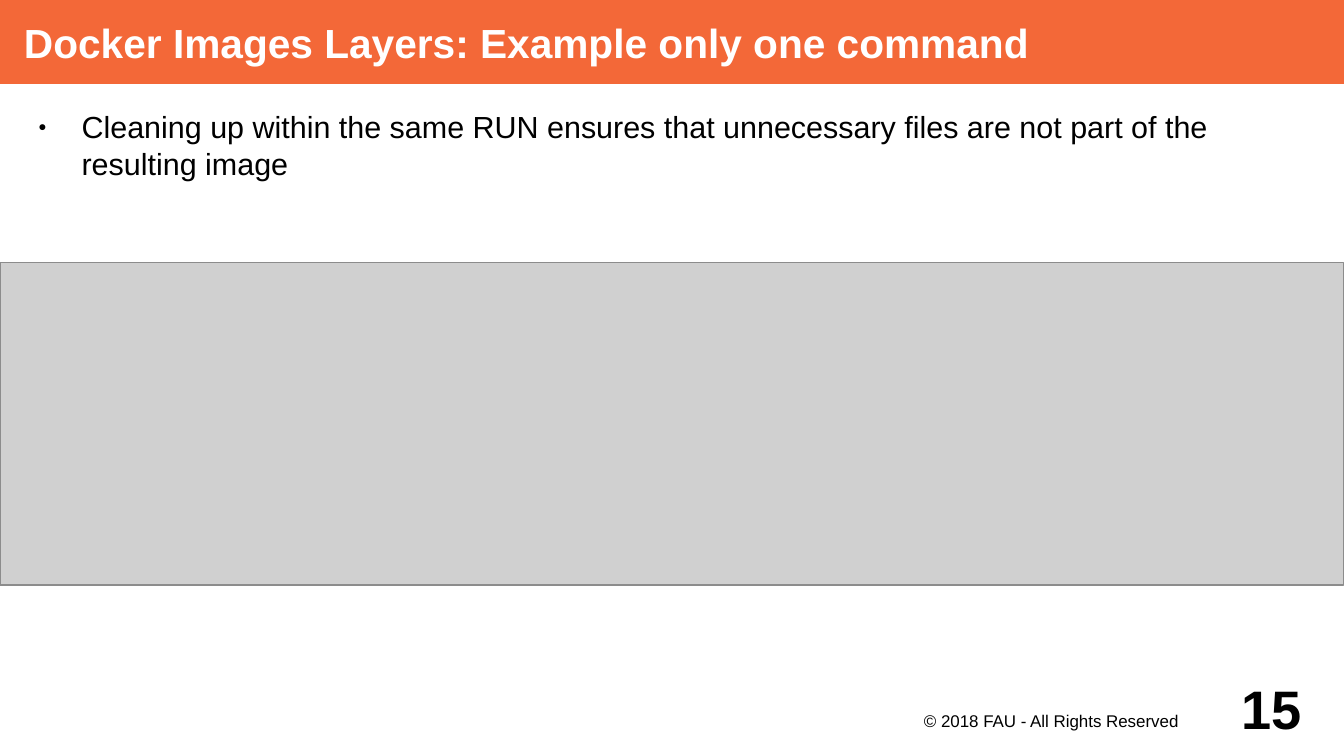
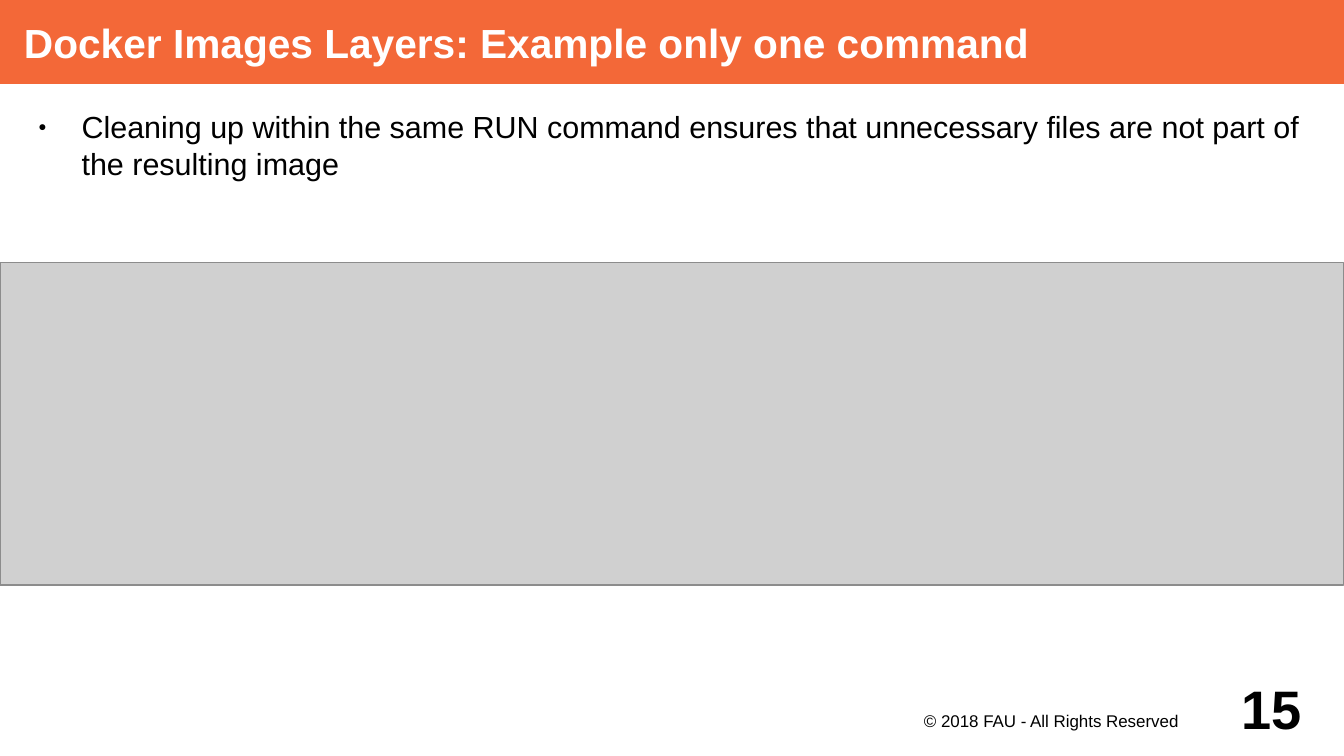
Before and after one commit to dirkriehle/adap-course, a slide deck: slide 15 of Lecture Slides/ADAP Z01 - Containerization.odp. Drawn at 1344x756 pixels with LibreOffice and Linux fonts; fonts in the diff are those of the drawing; grey boxes stand for pictures. Boxes give left, top, right and bottom in pixels: in the first picture for what was removed or moved away, otherwise in the second. Text is boxed around its words. In the diff, an @@ line names an element or a change of style, - is before the commit and + after.

```diff
--- a/Lecture Slides/ADAP Z01 - Containerization.odp
+++ b/Lecture Slides/ADAP Z01 - Containerization.odp
@@ text at (82, 116, 1298, 180): text changed @@
-● Cleaning up within the same RUN ensures that unnecessary files are not part of the resulting image
+● Cleaning up within the same RUN command ensures that unnecessary files are not part of the resulting image
```
Also in this commit, not shown: 3 other slides changed, 1 other file.
